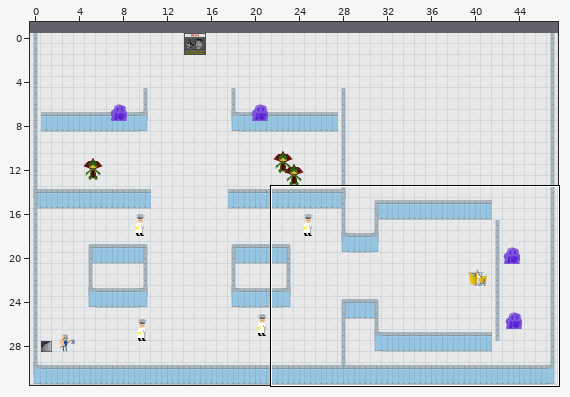
Two versions of a level (Tiled map, Janiterror/core/assets/level-advanced.tmx). The first picture is a wide view before the edit; the outline marks the close-up.
Close-up. Before the commit:
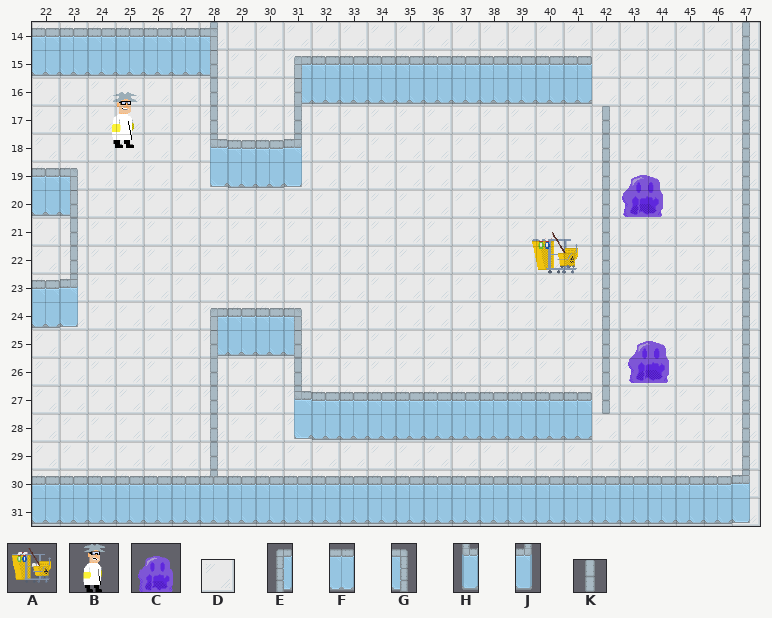
Cells are 32x32 px. Shown: x 22..47, y 14..31. The commit also changed other parts of the map, which this record leaves out.
Key: from "mop-cart": A 0; from "scientist": B 0; from "slime": C 0; from "tiles": D 0; from "wallsh": E 0, F 1, G 2, H 3, J 5; from "wallv": K 0.
_ is an empty cell.
Objects are placed by their top-left corner, in cells (3,4 is the top-left corner of cell 3,4); size is 1x1 cell unless given.
Layer "tiles" before, first column x 38:
14 DDDDDDDDDD
15 DDDDDDDDDD
16 DDDDDDDDDD
17 DDDDDDDDDD
18 DDDDDDDDDD
19 DDDDDDDDDD
20 DDDDDDDDDD
21 DDDDDDDDDD
22 DDDDDDDDDD
23 DDDDDDDDDD
24 DDDDDDDDDD
25 DDDDDDDDDD
26 DDDDDDDDDD
27 DDDDDDDDDD
28 DDDDDDDDDD
29 DDDDDDDDDD
30 DDDDDDDDDD
Layer "walls" before, first column x 22:
14 ______K__________________K
15 FFFFFFG__________________K
16 ______K__EFFFFFFFFFF_____K
17 ______K__K__________K____K
18 ______K__K__________K____K
19 ______HFFJ__________K____K
20 FG__________________K____K
21 _K__________________K____K
22 _K__________________K____K
23 _K__________________K____K
24 FJ__________________K____K
25 ______EFFG__________K____K
26 ______K__K__________K____K
27 ______K__K__________K____K
28 ______K__HFFFFFFFFFF_____K
29 ______K__________________K
30 ______K___________________
31 FFFFFFFFFFFFFFFFFFFFFFFFFJ
Objects on layer "mop cart" before:
A "mop cart" at 39.7,21.4 size 2x2
Objects on layer "characters" before:
B "scientist4" at 24.3,16.5 size 2x2
C "slime" at 42.8,19 size 2x2
C "slime" at 43,24.9 size 2x2
B "scientist3" at 20.1,25.5 size 2x2
After:
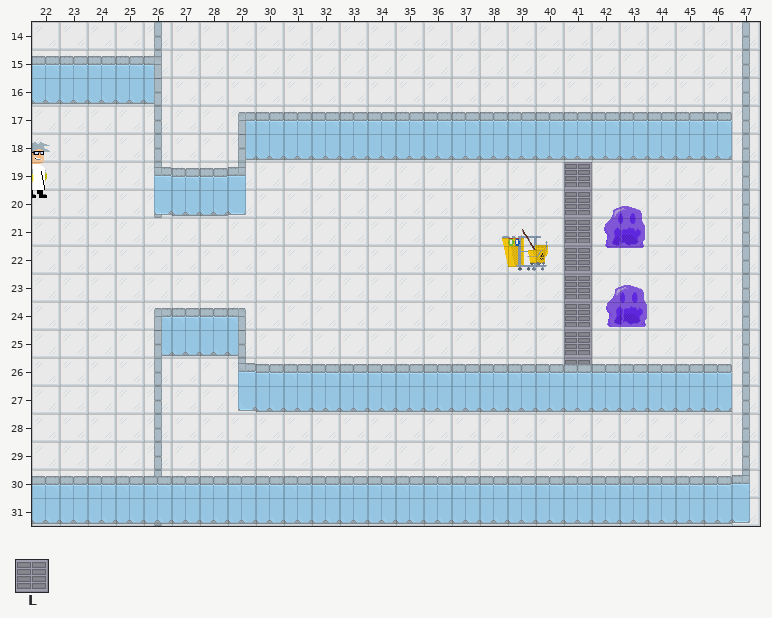
Further tiles: from "tiles": L 4.
Tiles of an added or newly shown layer are drawn over the layers below it.
What changed:
Changed rows in their new state; . is an unchanged cell.
Layer "tiles":
first column x 41:
19 L
20 L
21 L
22 L
23 L
24 L
25 L
26 L
Layer "walls" (removed):
first column x 22:
14 ......_..............
15 _______..............
16 ......_..___________.
17 ......_.._.........._
18 ......_.._.........._
19 ......____.........._
20 __.................._
21 ._.................._
22 ._.................._
23 ._.................._
24 __.................._
25 ......____.........._
26 ......_.._.........._
27 ......_.._.........._
28 ......_..___________.
29 ......_..............
30 ......_..............
31 ...._................
Layer "mop cart":
added: A "mop cart" at 38.7,21.2 size 2x2
removed: A "mop cart" at 39.7,21.4 size 2x2
Layer "characters":
added: B "scientist3" at 21.2,18.3 size 2x2
added: C "challengeslime1" at 42.2,20.1 size 2x2
added: C "challengeslime2" at 42.2,22.9 size 2x2
removed: B "scientist4" at 24.3,16.5 size 2x2
removed: C "slime" at 42.8,19 size 2x2
removed: C "slime" at 43,24.9 size 2x2
Layer "vertical walls" (added):
first column x 26:
14 K...
15 K...
16 K...
17 K...
18 K...
19 K..K
20 K...
first column x 26:
25 K...
26 K..K
27 K...
28 K...
29 K...
30 K...
31 K...
Layer "horizontal walls" (added):
first column x 22:
16 FFFFG....................
18 .......EFFFFFFFFFFFFFFFFF
20 ....HFFJ.................
first column x 26:
25 EFFG.................
27 ...HFFFFFFFFFFFFFFFFF
first column x 26:
31 F
